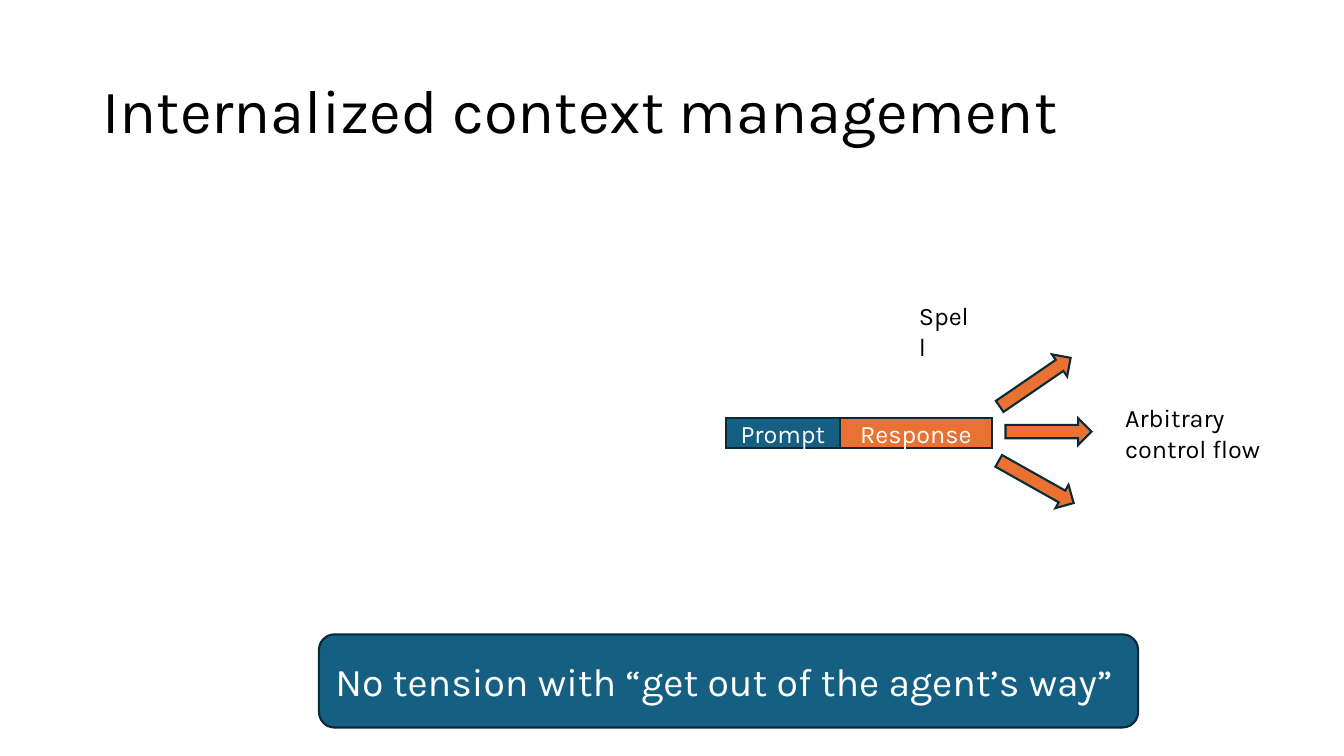
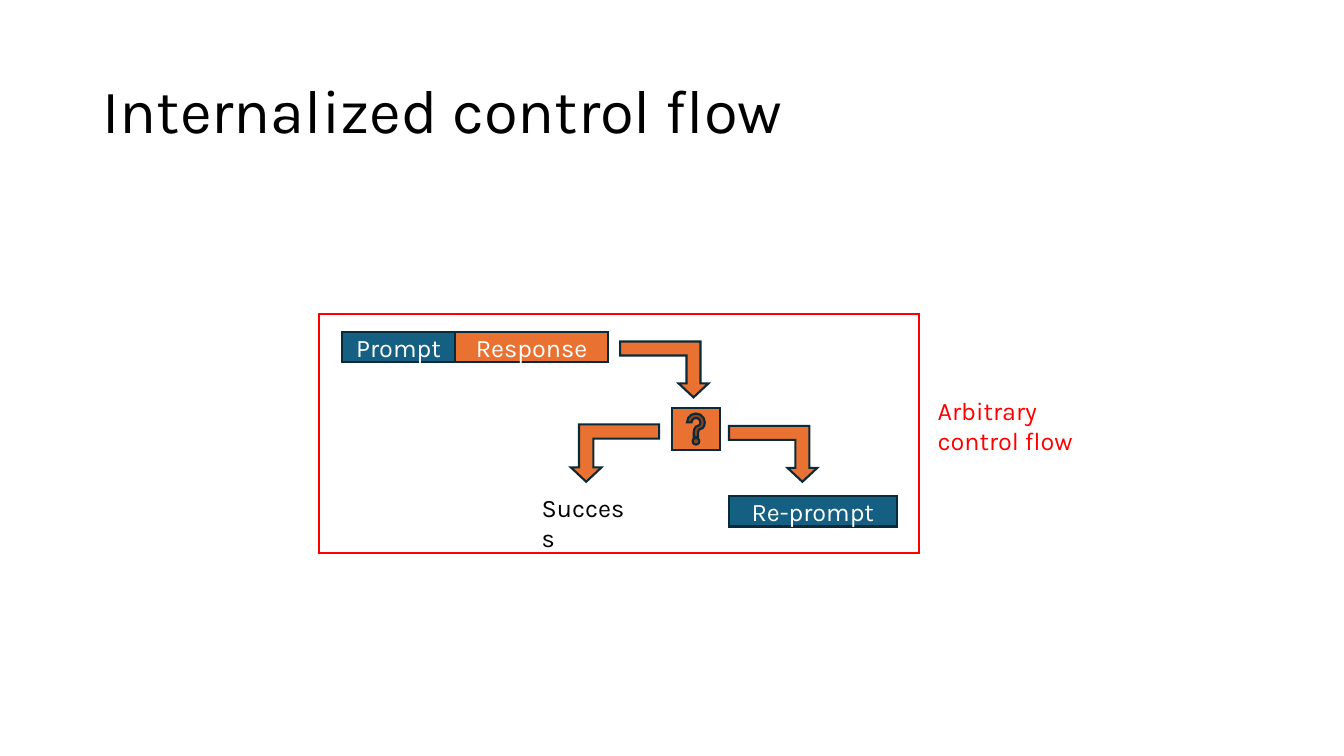
Before and after one commit to lukejoconnor/spell, a slide deck: slide 20 of writeup/spell-slides-030926.pptx. Drawn at 1344x756 pixels with LibreOffice and Linux fonts; fonts in the diff are those of the drawing. Boxes give left, top, right and bottom in pixels: in the first picture for what was removed or moved away, otherwise in the second. Text is boxed around its words. In the diff, an @@ line names an element or a change of style, - is before the commit and + after.

Commit message:
Update fix-loop prompts, benchmark docs, and slides

```diff
--- a/writeup/spell-slides-030926.pptx
+++ b/writeup/spell-slides-030926.pptx
@@ title at (x1=102, y1=90, x2=783, y2=134): text changed @@
-Internalized context management
+Internalized control flow
@@ text removed at (x1=909, y1=295, x2=985, y2=336) @@
-Spell
@@ rectangle added at (x1=319, y1=314, x2=919, y2=553), outline #FF0000 1.5 pt @@
@@ rectangle "Prompt" moved from (x1=726, y1=418, x2=840, y2=449) to (x1=342, y1=332, x2=456, y2=362) @@
@@ rectangle "Response" moved from (x1=840, y1=418, x2=992, y2=449) to (x1=456, y1=332, x2=608, y2=362) @@
@@ bent arrow added at (x1=620, y1=342, x2=708, y2=398), fill #E97132, outline #092A39 1.5 pt @@
@@ right arrow removed at (x1=992, y1=347, x2=1078, y2=418) @@
@@ action button help added at (x1=673, y1=408, x2=721, y2=450), fill #E97132, outline #092A39 1.5 pt @@
@@ text "Arbitrary control flow" moved from (x1=1125, y1=409, x2=1260, y2=459) to (x1=938, y1=402, x2=1073, y2=451) @@
@@ text "Arbitrary control flow" at (x1=938, y1=402, x2=1073, y2=451): text colour #000000 to #FF0000 @@
@@ right arrow removed at (x1=1006, y1=418, x2=1092, y2=446) @@
@@ bent arrow added at (x1=571, y1=425, x2=660, y2=482), fill #E97132, outline #092A39 1.5 pt @@
@@ bent arrow added at (x1=728, y1=426, x2=817, y2=481), fill #E97132, outline #092A39 1.5 pt @@
@@ right arrow removed at (x1=992, y1=450, x2=1080, y2=515) @@
@@ text added at (x1=532, y1=487, x2=646, y2=527), 18 pt, text #000000 @@
+Success
@@ rectangle added at (x1=729, y1=496, x2=897, y2=526), fill #156082, outline #092A39 1.5 pt, 18 pt, text #FFFFFF @@
+Re-prompt
@@ rounded rectangle removed at (x1=319, y1=634, x2=1138, y2=727) @@
-No tension with “get out of the agent’s way”
```
Also in this commit, not shown: 11 other slides changed, 8 slides added, 5 slides removed, 3 other files.
